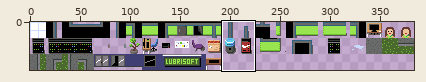
A sprite sheet gets an edit: src/assets/tilesets/interior.png. The first picture is a wide view before the edit; the outline marks the close-up.
Close-up. First the earlier version:
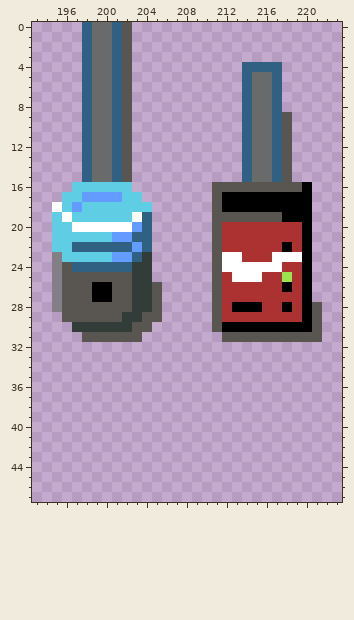
The file is 384x48 pixels. Shown: x 193..223, y 0..47.
The same view after the edit:
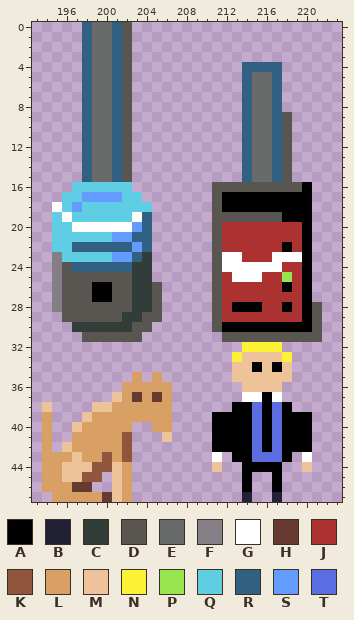
Palette (. is transparent): A #000000  B #222034  C #323c39  D #595652  E #696a6a  F #847e87  G #ffffff  H #663931  J #ac3232  K #8f563b  L #d9a066  M #eec39a  N #fbf236  P #99e550  Q #5fcde4  R #306082  S #639bff  T #5b6ee1
From old to new:
Changed rows in their new state; - is an unchanged pixel.
first column x 194:
32 --------------------NNNN---
33 -------------------NMMMMN--
34 -------------------MMAMAM--
35 ---------L-L-------MMMMMM--
36 --------LLLLL-------MMMM---
37 -------MLHLHL-------GGAG---
38 M----MMLLLLLL------AATATA--
39 L---MLLLLLLLL----AAAATATAAA
40 L--MLLLLL--LL----AAAATATAAA
41 L--LLLLLK---M----AAAATATAAA
42 L-MLLLLLK--------AAAATATAAA
43 LLLMLLKLK--------G-AATTTA-G
44 LLMMMKKML--------M--AAAA--M
45 LLMMKK-ML-----------A--A---
46 LLLHH--ML-----------A--A---
47 -LLLLLHML-----------B--B---
